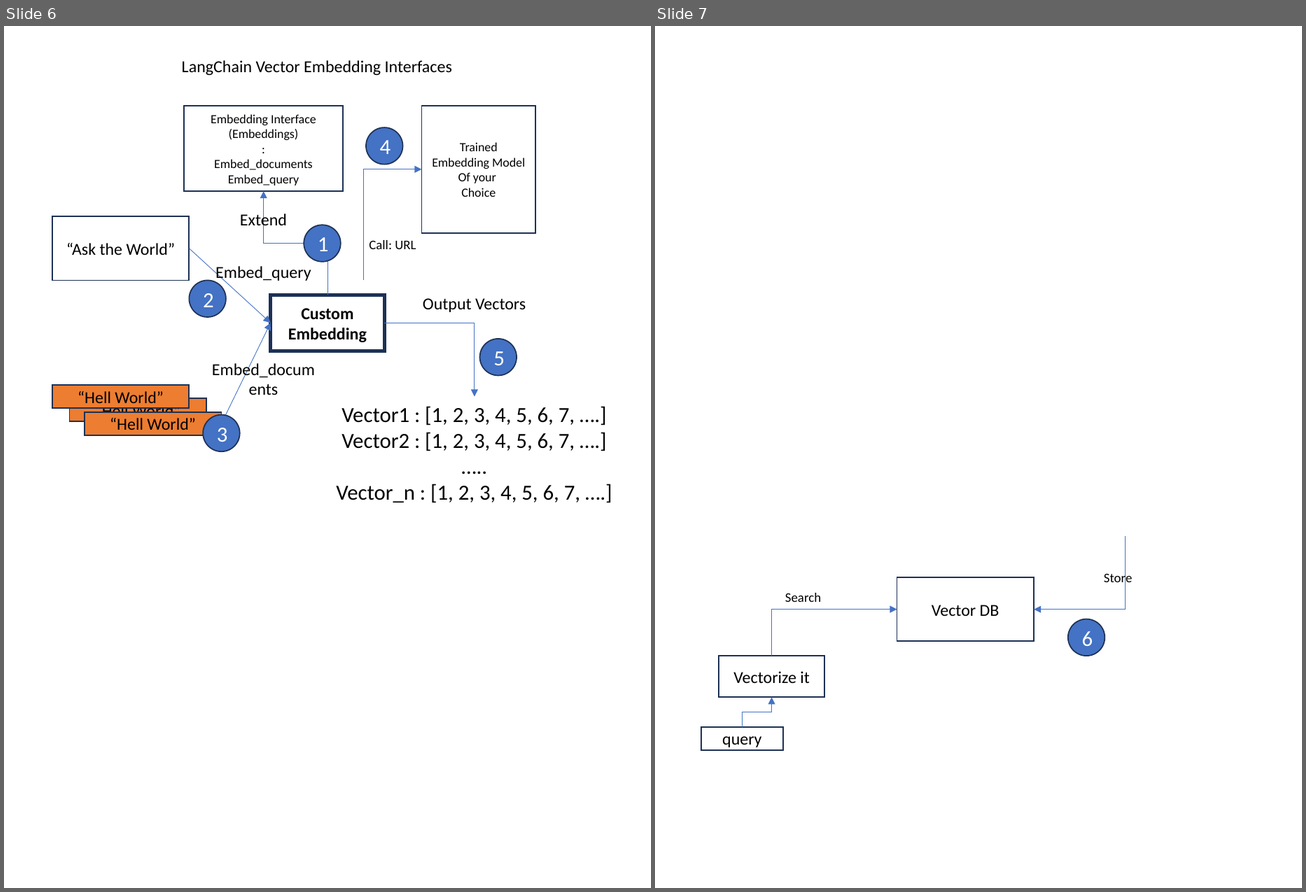
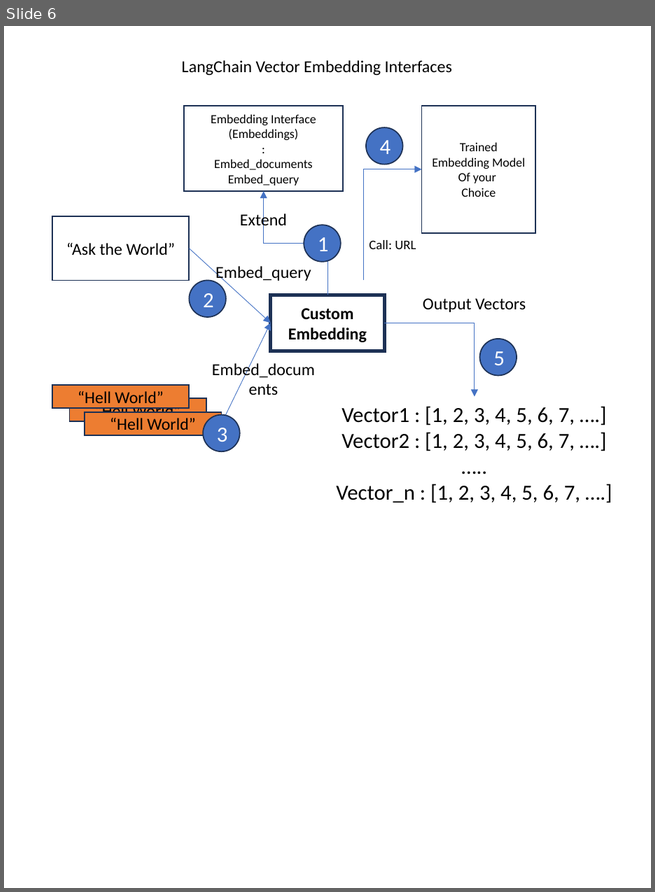
Before and after one commit to SatyaKomatineni/articles-repo, a slide deck: general-tech-figures.pptx. Shown side by side, each under a label of ours: slides 6 and 7 before the commit, slide 6 after it. The pictures are 1306x892 and 655x892 pixels, drawn with LibreOffice and Linux fonts; fonts in the diff are those of the drawing. Boxes give left, top, right and bottom in pixels: in the first picture for what was removed or moved away, otherwise in the second. Text is boxed around its words. In the diff, an @@ line names an element or a change of style, - is before the commit and + after.

```diff
--- a/general-tech-figures.pptx
+++ b/general-tech-figures.pptx
@@ slide 7 removed at [655, 26, 1302, 888], background #FFFFFF @@
@@ elbow arrow removed from (1125, 536) to (1034, 610) @@
@@ text removed at [1104, 571, 1132, 586] @@
-Store
@@ rectangle removed at [897, 578, 1034, 642] @@
-Vector DB
@@ elbow arrow removed from (771, 657) to (897, 610) @@
@@ text removed at [785, 593, 821, 602] @@
-Search
@@ ellipse removed at [1068, 620, 1105, 657] @@
-6
@@ rectangle removed at [719, 657, 825, 698] @@
-Vectorize it
@@ elbow arrow removed from (742, 727) to (771, 698) @@
@@ rectangle removed at [701, 727, 782, 750] @@
-query
```
Also in this commit, not shown: 1 slide added, 6 other files.
